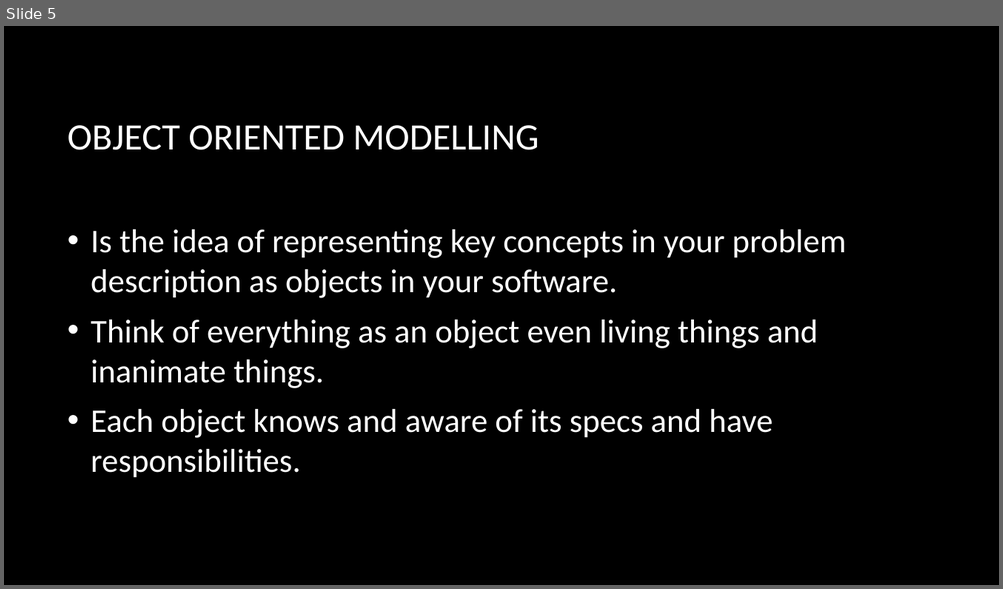
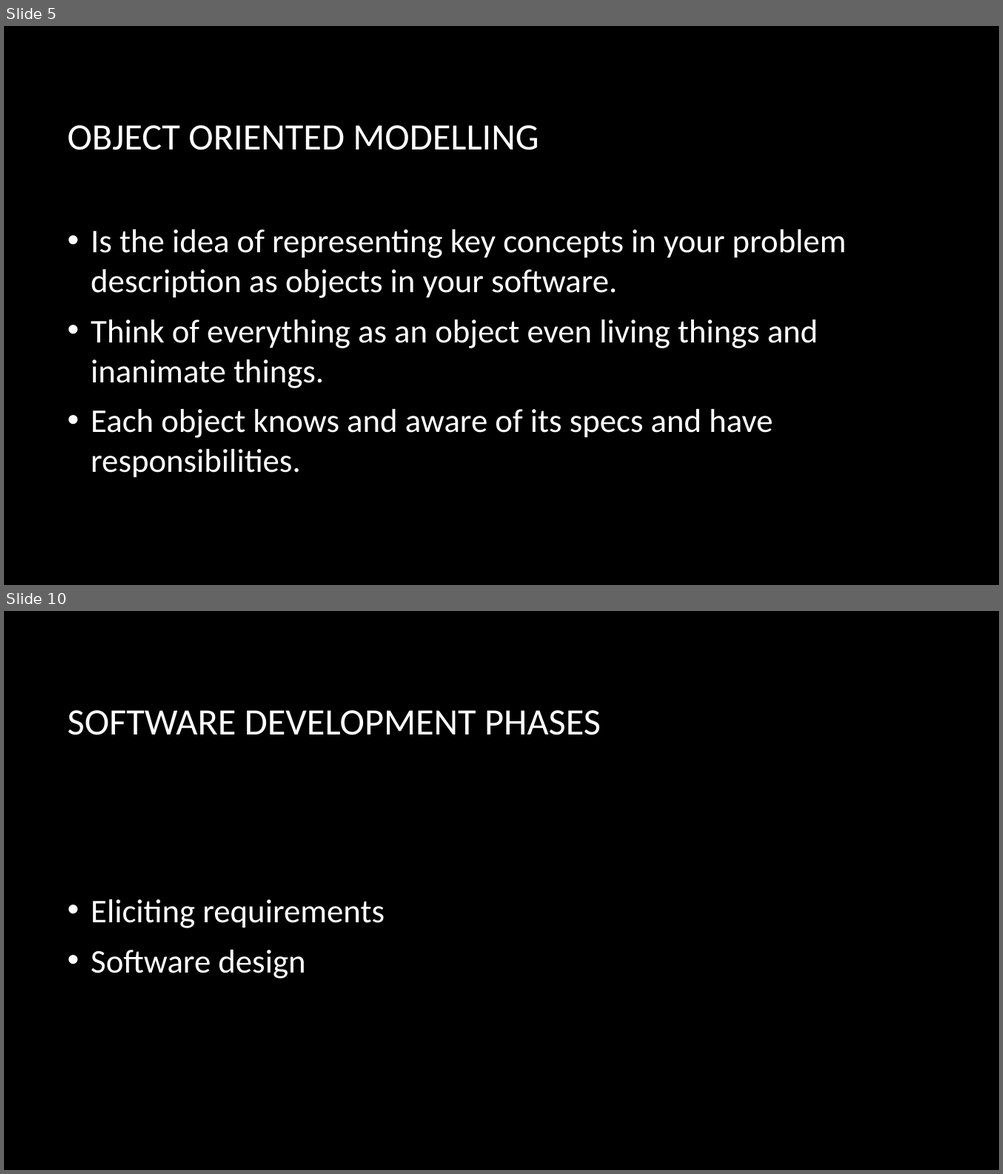
Before and after one commit to ahmedmagdy492/My-Hacking-Tutorails, a slide deck: Study/Object Oriented Design/Week 1 Objectives.pptx. Shown one above the other, each under a label of ours: slide 5 before the commit, slides 5 and 10 after it; the slides between them are not shown. The pictures are 1003x589 and 1003x1174 pixels, drawn with LibreOffice and Linux fonts; fonts in the diff are those of the drawing; background and template pictures are left out. Boxes give left, top, right and bottom in pixels: in the first picture for what was removed or moved away, otherwise in the second. Text is boxed around its words. In the diff, an @@ line names an element or a change of style, - is before the commit and + after.

```diff
--- a/Study/Object Oriented Design/Week 1 Objectives.pptx
+++ b/Study/Object Oriented Design/Week 1 Objectives.pptx
@@ slide 10 added at [4, 611, 999, 1170], background picture (left out) @@
@@ title added at [68, 710, 600, 735], 36 pt, text #FFFFFF @@
+SOFTWARE DEVELOPMENT PHASES
@@ text added at [91, 900, 384, 979], 32 pt, text #FFFFFF @@
+• Eliciting requirements
+• Software design
```
Also in this commit, not shown: 8 other slides added, 11 other files.
